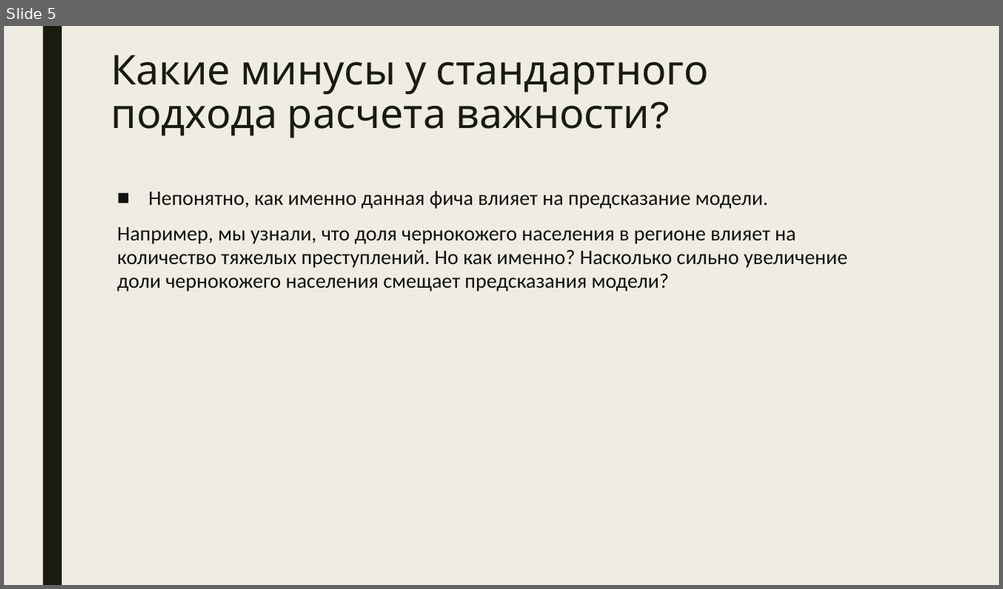
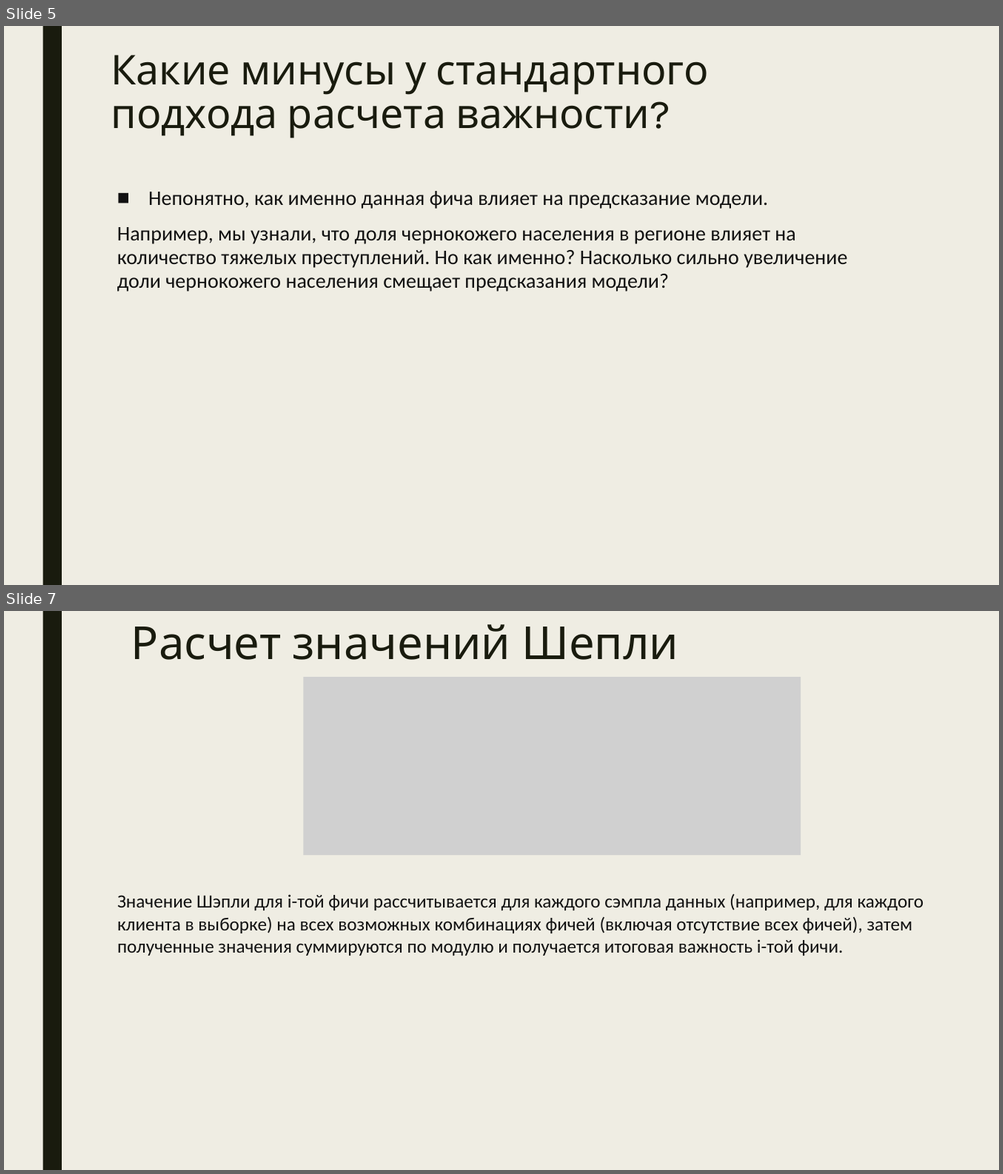
Before and after one commit to Dmitry513/Shap_training, a slide deck: Shap_for_model_interpretation.pptx. Shown one above the other, each under a label of ours: slide 5 before the commit, slides 5 and 7 after it; the slides between them are not shown. The pictures are 1003x589 and 1003x1174 pixels, drawn with LibreOffice and Linux fonts; fonts in the diff are those of the drawing; grey boxes stand for pictures. Boxes give left, top, right and bottom in pixels: in the first picture for what was removed or moved away, otherwise in the second. Text is boxed around its words. In the diff, an @@ line names an element or a change of style, - is before the commit and + after.

```diff
--- a/Shap_for_model_interpretation.pptx
+++ b/Shap_for_model_interpretation.pptx
@@ slide 7 added at (4, 611, 999, 1170), background #EFEDE3; not listed: 1 template element that a slide beside it also shows @@
@@ title added at (131, 624, 678, 660), 44 pt, text #191B0E @@
+Расчет значений Шепли
@@ picture added at (303, 678, 801, 856) @@
@@ text added at (117, 894, 924, 956), 18 pt, text #111111 @@
+Значение Шэпли для i-той фичи рассчитывается для каждого сэмпла данных (например, для каждого клиента в выборке) на всех возможных комбинациях фичей (включая отсутствие всех фичей), затем полученные значения суммируются по модулю и получается итоговая важность i-той фичи.
```
Also in this commit, not shown: 2 slides changed, 1 other slide added, 1 slide removed, 1 other file.
